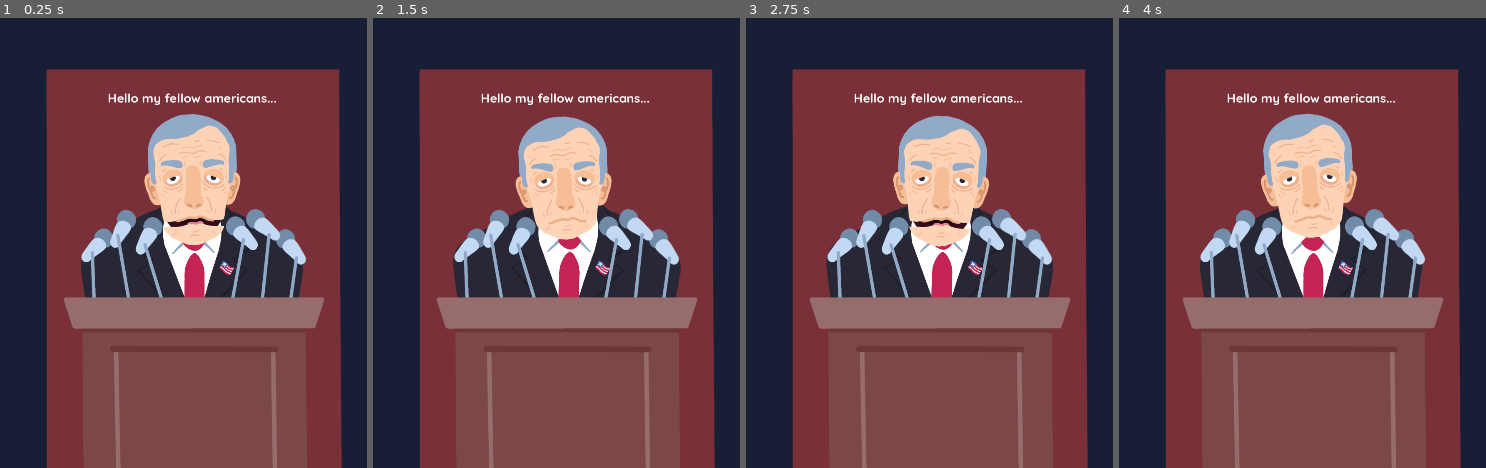
Above: before the commit, frames 1-4 (left to right).
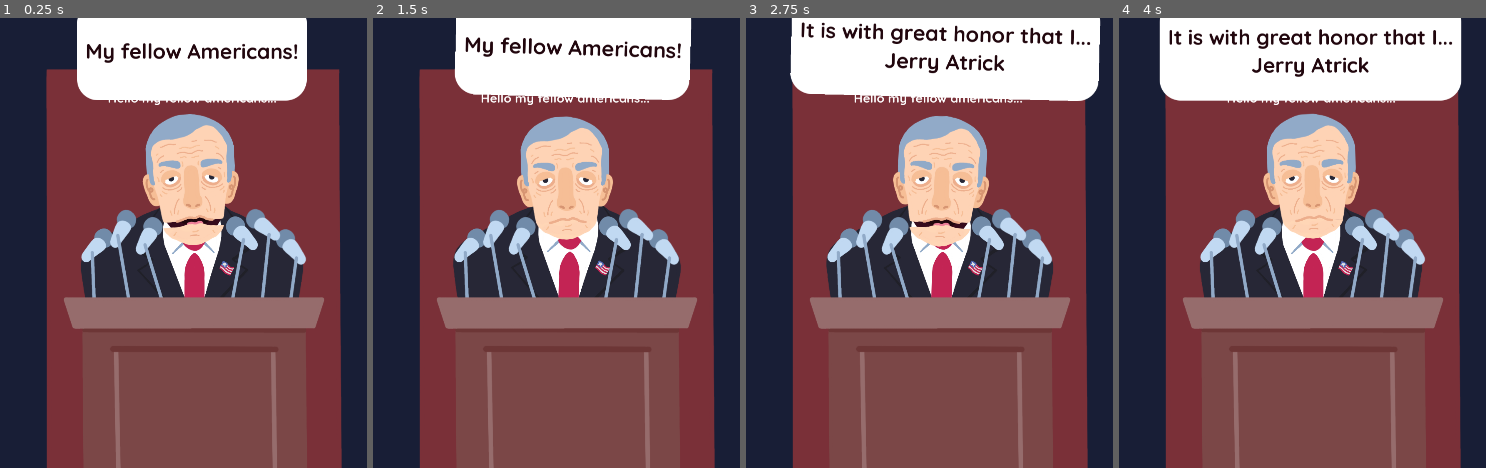
Above: after the commit, the same moments.

Repository: Hangover-Sunshine/BRAINWORM
Game: Godot game, scene res://scenes/cutscenes/cutscenes.tscn
Two runs of this game, one before a commit and one after it. Both use one fixed random seed, a clock stepped at 60 frames per second and the inputs below. This scene is started directly instead of the project's main scene.
Inputs:
- Up to frame 1 (0.25 s): no input
- Up to frame 2 (1.5 s): hold D (right) 0.53-1.28 s; tap P at 0.6, 1.35 s; hold S (down) from 1.28 s (still down)
- Up to frame 3 (2.75 s): release S (down) at 2.03 s; hold D (right) from 2.03 s (still down); tap P at 2.1 s
- Up to frame 4 (4 s): release D (right) at 2.78 s; hold W (up) 2.78-3.53 s; tap P at 2.85, 3.6 s; hold A (left) from 3.53 s (still down)

The runs differ from the first frame. In frame 1, 12% of the frame differs, in the area x 20-84%, y 0-51%; in frame 2, 12%; in frame 3, 15%; in frame 4, 17%, in the area x 10-94%, y 0-50%.

Commit message:
Politician saying stupid shit v2
- Did some quick polishing on politician eyes of politician when neuron is eating.
- Set up functionality of cutscene script cycling through based on talking anim finishing (need to change to on click).

Diff:
--- a/prefabs/art/art_politician.tscn
+++ b/prefabs/art/art_politician.tscn
@@ -144,11 +144,114 @@
 "RESET": SubResource("Animation_paaim")
 }
 
-[sub_resource type="Animation" id="Animation_4sa05"]
+[sub_resource type="Animation" id="Animation_31q2f"]
+length = 0.001
+tracks/0/type = "value"
+tracks/0/imported = false
+tracks/0/enabled = true
+tracks/0/path = NodePath("Skeleton/Body/Head/Face/Head/Eye_L:scale")
+tracks/0/interp = 1
+tracks/0/loop_wrap = true
+tracks/0/keys = {
+"times": PackedFloat32Array(0),
+"transitions": PackedFloat32Array(1),
+"update": 0,
+"values": [Vector2(1, 1)]
+}
+tracks/1/type = "value"
+tracks/1/imported = false
+tracks/1/enabled = true
+tracks/1/path = NodePath("Skeleton/Body/Head/Face/Head/Eye_R:scale")
+tracks/1/interp = 1
+tracks/1/loop_wrap = true
+tracks/1/keys = {
+"times": PackedFloat32Array(0),
+"transitions": PackedFloat32Array(1),
+"update": 0,
+"values": [Vector2(1, 1)]
+}
+tracks/2/type = "value"
+tracks/2/imported = false
+tracks/2/enabled = true
+tracks/2/path = NodePath("Skeleton/Body/Head/Face/Head/Eye_L:frame")
+tracks/2/interp = 1
+tracks/2/loop_wrap = true
+tracks/2/keys = {
+"times": PackedFloat32Array(0),
+"transitions": PackedFloat32Array(1),
+"update": 1,
+"values": [0]
+}
+tracks/3/type = "value"
+tracks/3/imported = false
+tracks/3/enabled = true
+tracks/3/path = NodePath("Skeleton/Body/Head/Face/Head/Eye_R:frame")
+tracks/3/interp = 1
+tracks/3/loop_wrap = true
+tracks/3/keys = {
+"times": PackedFloat32Array(0),
+"transitions": PackedFloat32Array(1),
+"update": 1,
+"values": [0]
+}
+
+[sub_resource type="Animation" id="Animation_w7yps"]
+resource_name = "Resting"
+length = 12.4
+loop_mode = 1
+tracks/0/type = "value"
+tracks/0/imported = false
+tracks/0/enabled = true
+tracks/0/path = NodePath("Skeleton/Body/Head/Face/Head/Eye_L:scale")
+tracks/0/interp = 1
+tracks/0/loop_wrap = true
+tracks/0/keys = {
+"times": PackedFloat32Array(0, 1, 2, 2.1, 2.3, 3.3, 4.2, 5.2, 5.9, 6, 6.2, 7.2, 8.1, 9.1, 10.1, 10.2, 10.4, 11.4, 12.4),
+"transitions": PackedFloat32Array(1, 1, 1, 1, 1, 1, 1, 1, 1, 1, 1, 1, 1, 1, 1, 1, 1, 1, 1),
+"update": 0,
+"values": [Vector2(1, 1), Vector2(1.025, 1.05), Vector2(1, 1), Vector2(1, 0.9), Vector2(1, 1), Vector2(1.025, 1.05), Vector2(1, 1), Vector2(1.025, 1.05), Vector2(1, 1), Vector2(1, 0.9), Vector2(1, 1), Vector2(1.025, 1.05), Vector2(1, 1), Vector2(1.025, 1.05), Vector2(1, 1), Vector2(1, 0.9), Vector2(1, 1), Vector2(1.025, 1.05), Vector2(1, 1)]
+}
+tracks/1/type = "value"
+tracks/1/imported = false
+tracks/1/enabled = true
+tracks/1/path = NodePath("Skeleton/Body/Head/Face/Head/Eye_R:scale")
+tracks/1/interp = 1
+tracks/1/loop_wrap = true
+tracks/1/keys = {
+"times": PackedFloat32Array(0, 1, 2, 2.1, 2.3, 3.3, 4.2, 5.2, 6, 6.1, 6.3, 7.2, 8.1, 9.1, 10, 10.1, 10.3, 11.4, 12.4),
+"transitions": PackedFloat32Array(1, 1, 1, 1, 1, 1, 1, 1, 1, 1, 1, 1, 1, 1, 1, 1, 1, 1, 1),
+"update": 0,
+"values": [Vector2(1, 1), Vector2(1.025, 1.05), Vector2(1, 1), Vector2(1, 0.9), Vector2(1, 1), Vector2(1.025, 1.05), Vector2(1, 1), Vector2(1.025, 1.05), Vector2(1, 1), Vector2(1, 0.9), Vector2(1, 1), Vector2(1.025, 1.05), Vector2(1, 1), Vector2(1.025, 1.05), Vector2(1, 1), Vector2(1, 0.9), Vector2(1, 1), Vector2(1.025, 1.05), Vector2(1, 1)]
+}
+tracks/2/type = "value"
+tracks/2/imported = false
+tracks/2/enabled = true
+tracks/2/path = NodePath("Skeleton/Body/Head/Face/Head/Eye_L:frame")
+tracks/2/interp = 1
+tracks/2/loop_wrap = true
+tracks/2/keys = {
+"times": PackedFloat32Array(0, 2, 2.1, 2.3, 5.9, 6, 6.2, 10.1, 10.2, 10.4),
+"transitions": PackedFloat32Array(1, 1, 1, 1, 1, 1, 1, 1, 1, 1),
+"update": 1,
+"values": [0, 0, 1, 0, 0, 1, 0, 0, 1, 0]
+}
+tracks/3/type = "value"
+tracks/3/imported = false
+tracks/3/enabled = true
+tracks/3/path = NodePath("Skeleton/Body/Head/Face/Head/Eye_R:frame")
+tracks/3/interp = 1
+tracks/3/loop_wrap = true
+tracks/3/keys = {
+"times": PackedFloat32Array(0, 2, 2.1, 2.3, 6, 6.1, 6.3, 10, 10.1, 10.3),
+"transitions": PackedFloat32Array(1, 1, 1, 1, 1, 1, 1, 1, 1, 1),
+"update": 1,
+"values": [0, 0, 1, 0, 0, 1, 0, 0, 1, 0]
+}
+
+[sub_resource type="Animation" id="Animation_s18nq"]
 resource_name = "Ouch1"
 length = 1.2
 loop_mode = 1
-step = 0.3
 tracks/0/type = "value"
 tracks/0/imported = false
 tracks/0/enabled = true
@@ -156,10 +259,10 @@
 tracks/0/interp = 1
 tracks/0/loop_wrap = true
 tracks/0/keys = {
-"times": PackedFloat32Array(0),
-"transitions": PackedFloat32Array(1),
+"times": PackedFloat32Array(0, 1, 1.2),
+"transitions": PackedFloat32Array(1, 1, 1),
 "update": 1,
-"values": [3]
+"values": [2, 1, 0]
 }
 tracks/1/type = "value"
 tracks/1/imported = false
@@ -168,10 +271,10 @@
 tracks/1/interp = 1
 tracks/1/loop_wrap = true
 tracks/1/keys = {
-"times": PackedFloat32Array(0),
-"transitions": PackedFloat32Array(1),
+"times": PackedFloat32Array(0, 1, 1.2),
+"transitions": PackedFloat32Array(1, 1, 1),
 "update": 1,
-"values": [3]
+"values": [3, 1, 0]
 }
 tracks/2/type = "value"
 tracks/2/imported = false
@@ -180,10 +283,10 @@
 tracks/2/interp = 1
 tracks/2/loop_wrap = true
 tracks/2/keys = {
-"times": PackedFloat32Array(0, 0.3, 0.6, 0.9, 1.2),
-"transitions": PackedFloat32Array(1, 1, 1, 1, 1),
-"update": 0,
-"values": [Vector2(1, 1), Vector2(1.05, 1.025), Vector2(1, 1), Vector2(1.05, 1.025), Vector2(1, 1)]
+"times": PackedFloat32Array(0, 0.3, 0.6, 0.9, 1, 1.2),
+"transitions": PackedFloat32Array(1, 1, 1, 1, 1, 1),
+"update": 0,
+"values": [Vector2(1, 1), Vector2(1.05, 1.025), Vector2(1, 1), Vector2(1.05, 1.025), Vector2(1.05, 0.9), Vector2(1, 1)]
 }
 tracks/3/type = "value"
 tracks/3/imported = false
@@ -192,17 +295,16 @@
 tracks/3/interp = 1
 tracks/3/loop_wrap = true
 tracks/3/keys = {
-"times": PackedFloat32Array(0, 0.3, 0.6, 0.9, 1.2),
-"transitions": PackedFloat32Array(1, 1, 1, 1, 1),
-"update": 0,
-"values": [Vector2(1, 1), Vector2(1.05, 1.025), Vector2(1, 1), Vector2(1.05, 1.025), Vector2(1, 1)]
-}
-
-[sub_resource type="Animation" id="Animation_s18nq"]
+"times": PackedFloat32Array(0, 0.3, 0.6, 0.9, 1, 1.2),
+"transitions": PackedFloat32Array(1, 1, 1, 1, 1, 1),
+"update": 0,
+"values": [Vector2(1, 1), Vector2(1.05, 1.025), Vector2(1, 1), Vector2(1.05, 1.025), Vector2(1.05, 0.9), Vector2(1, 1)]
+}
+
+[sub_resource type="Animation" id="Animation_k3ici"]
 resource_name = "Ouch2"
 length = 1.2
 loop_mode = 1
-step = 0.3
 tracks/0/type = "value"
 tracks/0/imported = false
 tracks/0/enabled = true
@@ -210,10 +312,10 @@
 tracks/0/interp = 1
 tracks/0/loop_wrap = true
 tracks/0/keys = {
-"times": PackedFloat32Array(0),
-"transitions": PackedFloat32Array(1),
+"times": PackedFloat32Array(0, 1, 1.2),
+"transitions": PackedFloat32Array(1, 1, 1),
 "update": 1,
-"values": [2]
+"values": [3, 1, 0]
 }
 tracks/1/type = "value"
 tracks/1/imported = false
@@ -222,10 +324,10 @@
 tracks/1/interp = 1
 tracks/1/loop_wrap = true
 tracks/1/keys = {
-"times": PackedFloat32Array(0),
-"transitions": PackedFloat32Array(1),
+"times": PackedFloat32Array(0, 1, 1.2),
+"transitions": PackedFloat32Array(1, 1, 1),
 "update": 1,
-"values": [3]
+"values": [2, 1, 0]
 }
 tracks/2/type = "value"
 tracks/2/imported = false
@@ -234,10 +336,10 @@
 tracks/2/interp = 1
 tracks/2/loop_wrap = true
 tracks/2/keys = {
-"times": PackedFloat32Array(0, 0.3, 0.6, 0.9, 1.2),
-"transitions": PackedFloat32Array(1, 1, 1, 1, 1),
-"update": 0,
-"values": [Vector2(1, 1), Vector2(1.05, 1.025), Vector2(1, 1), Vector2(1.05, 1.025), Vector2(1, 1)]
+"times": PackedFloat32Array(0, 0.3, 0.6, 0.9, 1, 1.2),
+"transitions": PackedFloat32Array(1, 1, 1, 1, 1, 1),
+"update": 0,
+"values": [Vector2(1, 1), Vector2(1.05, 1.025), Vector2(1, 1), Vector2(1.05, 1.025), Vector2(1.05, 0.9), Vector2(1, 1)]
 }
 tracks/3/type = "value"
 tracks/3/imported = false
@@ -246,175 +348,16 @@
 tracks/3/interp = 1
 tracks/3/loop_wrap = true
 tracks/3/keys = {
-"times": PackedFloat32Array(0, 0.3, 0.6, 0.9, 1.2),
-"transitions": PackedFloat32Array(1, 1, 1, 1, 1),
-"update": 0,
-"values": [Vector2(1, 1), Vector2(1.05, 1.025), Vector2(1, 1), Vector2(1.05, 1.025), Vector2(1, 1)]
-}
-
-[sub_resource type="Animation" id="Animation_e2nkr"]
-resource_name = "Ouch3"
-length = 1.2
-loop_mode = 1
-step = 0.3
-tracks/0/type = "value"
-tracks/0/imported = false
-tracks/0/enabled = true
-tracks/0/path = NodePath("Skeleton/Body/Head/Face/Head/Eye_L:frame")
-tracks/0/interp = 1
-tracks/0/loop_wrap = true
-tracks/0/keys = {
-"times": PackedFloat32Array(0),
-"transitions": PackedFloat32Array(1),
-"update": 1,
-"values": [3]
-}
-tracks/1/type = "value"
-tracks/1/imported = false
-tracks/1/enabled = true
-tracks/1/path = NodePath("Skeleton/Body/Head/Face/Head/Eye_R:frame")
-tracks/1/interp = 1
-tracks/1/loop_wrap = true
-tracks/1/keys = {
-"times": PackedFloat32Array(0),
-"transitions": PackedFloat32Array(1),
-"update": 1,
-"values": [2]
-}
-tracks/2/type = "value"
-tracks/2/imported = false
-tracks/2/enabled = true
-tracks/2/path = NodePath("Skeleton/Body/Head/Face/Head/Eye_L:scale")
-tracks/2/interp = 1
-tracks/2/loop_wrap = true
-tracks/2/keys = {
-"times": PackedFloat32Array(0, 0.3, 0.6, 0.9, 1.2),
-"transitions": PackedFloat32Array(1, 1, 1, 1, 1),
-"update": 0,
-"values": [Vector2(1, 1), Vector2(1.05, 1.025), Vector2(1, 1), Vector2(1.05, 1.025), Vector2(1, 1)]
-}
-tracks/3/type = "value"
-tracks/3/imported = false
-tracks/3/enabled = true
-tracks/3/path = NodePath("Skeleton/Body/Head/Face/Head/Eye_R:scale")
-tracks/3/interp = 1
-tracks/3/loop_wrap = true
-tracks/3/keys = {
-"times": PackedFloat32Array(0, 0.3, 0.6, 0.9, 1.2),
-"transitions": PackedFloat32Array(1, 1, 1, 1, 1),
-"update": 0,
-"values": [Vector2(1, 1), Vector2(1.05, 1.025), Vector2(1, 1), Vector2(1.05, 1.025), Vector2(1, 1)]
-}
-
-[sub_resource type="Animation" id="Animation_31q2f"]
-length = 0.001
-tracks/0/type = "value"
-tracks/0/imported = false
-tracks/0/enabled = true
-tracks/0/path = NodePath("Skeleton/Body/Head/Face/Head/Eye_L:scale")
-tracks/0/interp = 1
-tracks/0/loop_wrap = true
-tracks/0/keys = {
-"times": PackedFloat32Array(0),
-"transitions": PackedFloat32Array(1),
-"update": 0,
-"values": [Vector2(1, 1)]
-}
-tracks/1/type = "value"
-tracks/1/imported = false
-tracks/1/enabled = true
-tracks/1/path = NodePath("Skeleton/Body/Head/Face/Head/Eye_R:scale")
-tracks/1/interp = 1
-tracks/1/loop_wrap = true
-tracks/1/keys = {
-"times": PackedFloat32Array(0),
-"transitions": PackedFloat32Array(1),
-"update": 0,
-"values": [Vector2(1, 1)]
-}
-tracks/2/type = "value"
-tracks/2/imported = false
-tracks/2/enabled = true
-tracks/2/path = NodePath("Skeleton/Body/Head/Face/Head/Eye_L:frame")
-tracks/2/interp = 1
-tracks/2/loop_wrap = true
-tracks/2/keys = {
-"times": PackedFloat32Array(0),
-"transitions": PackedFloat32Array(1),
-"update": 1,
-"values": [0]
-}
-tracks/3/type = "value"
-tracks/3/imported = false
-tracks/3/enabled = true
-tracks/3/path = NodePath("Skeleton/Body/Head/Face/Head/Eye_R:frame")
-tracks/3/interp = 1
-tracks/3/loop_wrap = true
-tracks/3/keys = {
-"times": PackedFloat32Array(0),
-"transitions": PackedFloat32Array(1),
-"update": 1,
-"values": [0]
-}
-
-[sub_resource type="Animation" id="Animation_w7yps"]
-resource_name = "Resting"
-length = 12.4
-loop_mode = 1
-tracks/0/type = "value"
-tracks/0/imported = false
-tracks/0/enabled = true
-tracks/0/path = NodePath("Skeleton/Body/Head/Face/Head/Eye_L:scale")
-tracks/0/interp = 1
-tracks/0/loop_wrap = true
-tracks/0/keys = {
-"times": PackedFloat32Array(0, 1, 2, 2.1, 2.3, 3.3, 4.2, 5.2, 5.9, 6, 6.2, 7.2, 8.1, 9.1, 10.1, 10.2, 10.4, 11.4, 12.4),
-"transitions": PackedFloat32Array(1, 1, 1, 1, 1, 1, 1, 1, 1, 1, 1, 1, 1, 1, 1, 1, 1, 1, 1),
-"update": 0,
-"values": [Vector2(1, 1), Vector2(1.025, 1.05), Vector2(1, 1), Vector2(1, 0.9), Vector2(1, 1), Vector2(1.025, 1.05), Vector2(1, 1), Vector2(1.025, 1.05), Vector2(1, 1), Vector2(1, 0.9), Vector2(1, 1), Vector2(1.025, 1.05), Vector2(1, 1), Vector2(1.025, 1.05), Vector2(1, 1), Vector2(1, 0.9), Vector2(1, 1), Vector2(1.025, 1.05), Vector2(1, 1)]
-}
-tracks/1/type = "value"
-tracks/1/imported = false
-tracks/1/enabled = true
-tracks/1/path = NodePath("Skeleton/Body/Head/Face/Head/Eye_R:scale")
-tracks/1/interp = 1
-tracks/1/loop_wrap = true
-tracks/1/keys = {
-"times": PackedFloat32Array(0, 1, 2, 2.1, 2.3, 3.3, 4.2, 5.2, 6, 6.1, 6.3, 7.2, 8.1, 9.1, 10, 10.1, 10.3, 11.4, 12.4),
-"transitions": PackedFloat32Array(1, 1, 1, 1, 1, 1, 1, 1, 1, 1, 1, 1, 1, 1, 1, 1, 1, 1, 1),
-"update": 0,
-"values": [Vector2(1, 1), Vector2(1.025, 1.05), Vector2(1, 1), Vector2(1, 0.9), Vector2(1, 1), Vector2(1.025, 1.05), Vector2(1, 1), Vector2(1.025, 1.05), Vector2(1, 1), Vector2(1, 0.9), Vector2(1, 1), Vector2(1.025, 1.05), Vector2(1, 1), Vector2(1.025, 1.05), Vector2(1, 1), Vector2(1, 0.9), Vector2(1, 1), Vector2(1.025, 1.05), Vector2(1, 1)]
-}
-tracks/2/type = "value"
-tracks/2/imported = false
-tracks/2/enabled = true
-tracks/2/path = NodePath("Skeleton/Body/Head/Face/Head/Eye_L:frame")
-tracks/2/interp = 1
-tracks/2/loop_wrap = true
-tracks/2/keys = {
-"times": PackedFloat32Array(2, 2.1, 2.3, 5.9, 6, 6.2, 10.1, 10.2, 10.4),
-"transitions": PackedFloat32Array(1, 1, 1, 1, 1, 1, 1, 1, 1),
-"update": 1,
-"values": [0, 1, 0, 0, 1, 0, 0, 1, 0]
-}
-tracks/3/type = "value"
-tracks/3/imported = false
-tracks/3/enabled = true
-tracks/3/path = NodePath("Skeleton/Body/Head/Face/Head/Eye_R:frame")
-tracks/3/interp = 1
-tracks/3/loop_wrap = true
-tracks/3/keys = {
-"times": PackedFloat32Array(2, 2.1, 2.3, 6, 6.1, 6.3, 10, 10.1, 10.3),
-"transitions": PackedFloat32Array(1, 1, 1, 1, 1, 1, 1, 1, 1),
-"update": 1,
-"values": [0, 1, 0, 0, 1, 0, 0, 1, 0]
+"times": PackedFloat32Array(0, 0.3, 0.6, 0.9, 1, 1.2),
+"transitions": PackedFloat32Array(1, 1, 1, 1, 1, 1),
+"update": 0,
+"values": [Vector2(1, 1), Vector2(1.05, 1.025), Vector2(1, 1), Vector2(1.05, 1.025), Vector2(1.05, 0.9), Vector2(1, 1)]
 }
 
 [sub_resource type="AnimationLibrary" id="AnimationLibrary_secxn"]
 _data = {
-"Ouch1": SubResource("Animation_4sa05"),
-"Ouch2": SubResource("Animation_s18nq"),
-"Ouch3": SubResource("Animation_e2nkr"),
+"Ouch1": SubResource("Animation_s18nq"),
+"Ouch2": SubResource("Animation_k3ici"),
 "RESET": SubResource("Animation_31q2f"),
 "Resting": SubResource("Animation_w7yps")
 }
@@ -535,7 +478,7 @@
 
 [sub_resource type="Animation" id="Animation_ryw3h"]
 resource_name = "Talking"
-length = 1.5
+length = 2.5
 step = 0.05
 tracks/0/type = "value"
 tracks/0/imported = false
@@ -544,10 +487,10 @@
 tracks/0/interp = 1
 tracks/0/loop_wrap = true
 tracks/0/keys = {
-"times": PackedFloat32Array(0, 0.2, 0.3, 0.5, 0.7, 0.8, 1, 1.2, 1.3, 1.5),
-"transitions": PackedFloat32Array(1, 1, 1, 1, 1, 1, 1, 1, 1, 1),
-"update": 0,
-"values": [Vector2(1.25, 128), Vector2(1.25, 147), Vector2(1.25, 147), Vector2(1.25, 128), Vector2(1.25, 147), Vector2(1.25, 147), Vector2(1.25, 128), Vector2(1.25, 147), Vector2(1.25, 147), Vector2(1.25, 128)]
+"times": PackedFloat32Array(0, 0.2, 0.3, 0.5, 0.7, 0.8, 1, 1.2, 1.3, 1.5, 2.5),
+"transitions": PackedFloat32Array(1, 1, 1, 1, 1, 1, 1, 1, 1, 1, 1),
+"update": 0,
+"values": [Vector2(1.25, 128), Vector2(1.25, 147), Vector2(1.25, 147), Vector2(1.25, 128), Vector2(1.25, 147), Vector2(1.25, 147), Vector2(1.25, 128), Vector2(1.25, 147), Vector2(1.25, 147), Vector2(1.25, 128), Vector2(1.25, 128)]
 }
 
 [sub_resource type="AnimationLibrary" id="AnimationLibrary_627a0"]
@@ -770,6 +713,7 @@
 
 [sub_resource type="Animation" id="Animation_w3ciq"]
 resource_name = "Ouch"
+length = 0.8
 loop_mode = 1
 step = 0.05
 tracks/0/type = "value"
@@ -779,10 +723,10 @@
 tracks/0/interp = 2
 tracks/0/loop_wrap = true
 tracks/0/keys = {
-"times": PackedFloat32Array(0, 0.25, 0.5, 0.75, 1),
-"transitions": PackedFloat32Array(1, 1, 1, 1, 1),
-"update": 0,
-"values": [Vector2(0, -112), Vector2(10, -117), Vector2(0, -112), Vector2(-10, -117), Vector2(0, -112)]
+"times": PackedFloat32Array(0, 0.2, 0.4, 0.6, 0.8),
+"transitions": PackedFloat32Array(1, 1, 1, 1, 1),
+"update": 0,
+"values": [Vector2(0, -112), Vector2(10, -122), Vector2(0, -112), Vector2(-10, -122), Vector2(0, -112)]
 }
 tracks/1/type = "value"
 tracks/1/imported = false
@@ -791,10 +735,10 @@
 tracks/1/interp = 1
 tracks/1/loop_wrap = true
 tracks/1/keys = {
-"times": PackedFloat32Array(0, 0.25, 0.5, 0.75, 1),
-"transitions": PackedFloat32Array(1, 1, 1, 1, 1),
-"update": 0,
-"values": [0.0, 0.1309, 0.0, -0.1309, 0.0]
+"times": PackedFloat32Array(0, 0.2, 0.4, 0.6, 0.8),
+"transitions": PackedFloat32Array(1, 1, 1, 1, 1),
+"update": 0,
+"values": [0.0, 0.174533, 0.0, -0.174533, 0.0]
 }
 
 [sub_resource type="Animation" id="Animation_u83ye"]
@@ -845,7 +789,7 @@
 "times": PackedFloat32Array(0, 0.1, 0.3, 2.5),
 "transitions": PackedFloat32Array(1, 1, 1, 1),
 "update": 0,
-"values": [Vector2(1, 1), Vector2(0.95, 1.1), Vector2(1, 1), Vector2(1, 1)]
+"values": [Vector2(1, 1), Vector2(0.95, 1.2), Vector2(1, 1), Vector2(1, 1)]
 }
 
 [sub_resource type="Animation" id="Animation_x1l2w"]
@@ -977,9 +921,5 @@
 horizontal_alignment = 1
 vertical_alignment = 1
 
-[node name="Testing_Timer" type="Timer" parent="."]
-wait_time = 4.0
-autostart = true
-
+[connection signal="animation_finished" from="AP_Mouth" to="." method="_on_ap_mouth_animation_finished"]
 [connection signal="animation_finished" from="AP_Hit" to="." method="_on_ap_hit_animation_finished"]
-[connection signal="timeout" from="Testing_Timer" to="." method="_on_testing_timer_timeout"]
--- a/scripts/art/art_politician.gd
+++ b/scripts/art/art_politician.gd
@@ -8,26 +8,31 @@
 @onready var hit = $AP_Hit
 @onready var textbox = $Skeleton/Body/Suit/TextBox
 
-@onready var testing_timer = $Testing_Timer
+## @onready var testing_timer = $Testing_Timer
 
+## Stuff I need to provide variation to when he gets hit. #
 var animation_length
 var random_time
 var ouch_eye
 var ouch_brow
 
+## Stuff I need to grab his stupid lines #
 var game_lines
 var script_vbox
 var line1
 var line2
 var line3
+var can_skip = false
+var script_size = 10 # I had to manually set this. I couldn't figure out why.
+@onready var lines_to_read = 0
 
 func _ready():
-	anim_relaxed_ramble()
 	game_lines = $Skeleton/Body/Suit/TextBox
 	script_vbox = $Skeleton/Body/Suit/TextBox/Control/Margin1/Margin2/VBox
 	line1 = script_vbox.find_child("Line1")
 	line2 = script_vbox.find_child("Line2")
 	line3 = script_vbox.find_child("Line3")
+	anim_relaxed_talking()
 
 ## Trigger only at beginning of cutscene / when not talking
 func anim_relaxed():
@@ -62,15 +67,24 @@
 	random_time = randf() * animation_length
 	face.play("Normal")
 	face.seek(random_time)
+	line1.text = game_lines.cut_line1[lines_to_read]
+	line1.visible = true
+	if game_lines.cut_line2[lines_to_read] != "_":
+		line2.text = game_lines.cut_line2[lines_to_read]
+		line2.visible = true
+	else:
+		line2.visible = false
+	line3.visible = false
 
 ## Trigger everytime something dies (i.e., neuron, maks, tissue).
 func anim_ouch():
-	ouch_eye = randi() % 3 + 1
+	ouch_eye = randi() % 2 + 1
 	ouch_brow = randi() % 3 + 1
 	hit.play("Hit")
 	idle.play("Idle")
 	eyes.play("Ouch"+str(ouch_eye))
 	brows.play("Ouch"+str(ouch_brow))
+	print(ouch_eye)
 
 	animation_length = face.get_animation("Ouch").length
 	random_time = randf() * animation_length
@@ -80,7 +94,7 @@
 
 ## Trigger when he grabs a neuron
 func anim_ouch_blurb():
-	ouch_eye = randi() % 3 + 1
+	ouch_eye = randi() % 2 + 1
 	ouch_brow = randi() % 3 + 1
 	hit.play("Hit")
 	idle.play("Idle")
@@ -92,7 +106,7 @@
 	face.play("Ouch")
 	face.seek(random_time)
 	mouth.play("Ouch")
-	var lines_to_read = randi() % game_lines.game_line1.size()-1
+	lines_to_read = randi() % game_lines.game_line1.size()-1
 	line1.text = game_lines.game_line1[lines_to_read]
 	if game_lines.game_line2[lines_to_read] != "_":
 		line2.text = game_lines.game_line2[lines_to_read]
@@ -108,8 +122,12 @@
 func _on_ap_hit_animation_finished(anim_name):
 	if anim_name == "Hit":
 		anim_relaxed_ramble()
-		testing_timer.start
 
-func _on_testing_timer_timeout():
-	anim_ouch_blurb()
-	testing_timer.stop
+func _on_ap_mouth_animation_finished(anim_name):
+	if anim_name == "Talking":
+		if lines_to_read != script_size:
+			lines_to_read += 1
+			anim_relaxed_talking()
+		else:
+			anim_relaxed_ramble()
+			print("Transition")
--- a/scripts/art/text_box.gd
+++ b/scripts/art/text_box.gd
@@ -6,25 +6,28 @@
 "Our SECRET SERVICE","A SQUIRREL CABAL","WHAT'S your RECIPE","Socialists are in","meow...purr...",
 "The IRS is a FRONT","Social security is a","We can make","Gravity was","Daylight SAVINGS is",
 "OUR ocean was","BIRDS aren't REAL!","The moon is","I HAVE A WORM","Anarchists are",
-"OUR constitution","The NATIONAL debt","Popular VOTING is","BIG medicaid","COMMUNISM hates",
-"Bubonic PLAGUE was","The HURRICANE","BEEP BOP BOOP!","Error 404:","You've got mail!",
-"A dozen EGGS","WELFARE is"]
+"OUR constitution","The NATIONAL debt is","Popular VOTING is","BIG medicaid will","COMMUNISM hates",
+"Bubonic PLAGUE was","The HURRICANE","I'm a penguin!","Error 404:","You've got mail!",
+"A dozen EGGS","WELFARE is theft"]
 
 var game_line2: Array = ["are a-okay.","GREEN BEANS!","COMMUNIST!","FLYING TORTOISE!",
 "HAVE fluoride.","work actually.","GIVE CANCER!","FROGS KISS!","CAR KEYS?","HORSE TRANQUILIZER?",
 "_","SERIES OF TUBES!","is a UNICORN!","stole the ELECTION.","for PECAN PIE?","MY SALAD!",">:3",
 "for SECRET PIZZA ","SCAM from THE ","NUKES from ","INVENTED by","a NASA PLOT for ",
 "A BOWL of SOUP ","They're DRONES!","CHEESE, however ","IN MY BRAIN!","MERMAIDS in ","was WRITTEN for ",
-"is A PIGGY BANK.","RIGGED from ","WILL sell ","TACO tuesday?","DEEP STATE ","was EDUCATED by ",
-"_","User not found.",":D","are BIG PHARMA!","theft FOR the"]
+"A PIGGY BANK.","RIGGED for the","sell US very EVIL","TACO tuesday?","DEEP STATE ","was EDUCATED by ",
+":>","User not found.",":D","are BIG PHARMA!","against the"]
 
 var game_line3: Array = ["_","_","_","_","_","_","_","_","_","_","_","_","_","_","_","_","_",
 "DELIVERY!","LIZARDS!","BANANAS!","BIG SHOE!","potluck?","for GIANTS!","_","IT'S VEGAN!","_",
-"disguise!","SPOOKY GHOSTS.","GIMME hammer!","MUMMIES?","TOASTERS!","_","propaganda!",
+"disguise!","SPOOKY GHOSTS.","GIMME hammer!","POPULAR?","TOASTERS!","_","propaganda!",
 "public SCHOOLS!","_","_","_","_","MILKMAN?"]
 
-var cutscene_script: Array = ["My fellow Americans!","It is with great honor that I...",
-"Jerry Atrick...","Senator from the great state of...","Red White and Blue Land...",
-"announce my bid...","for U.S. Presidency!","The current administration...",
-"needs new legislation...","and I am your best hope...","to making this country...",
-"oh-so wonderful again."]
+var cut_line1: Array = ["My fellow Americans!","It is with great honor that I...",
+"Senator from the great state of","...formally announce my bid","The current administration",
+"I am the hope America needs","to our oh-so once great","It is by decree from our",
+"...that freedom shall prevail","And these past 4 years have","We must elect a new president,"]
+
+var cut_line2: Array = ["_","Jerry Atrick","Red, White, and Blue Land...,","for U.S. Presidency!",
+"needs new legislation.","to bringing freedom...","democratic republic.","founding fathers...",
+"in the face of adversity.","brought the nation into a disarray!","thus I am here to fulfill my civil duty!"]
Not shown: 1 places in prefabs/art/art_politician.tscn that only renumber resources
